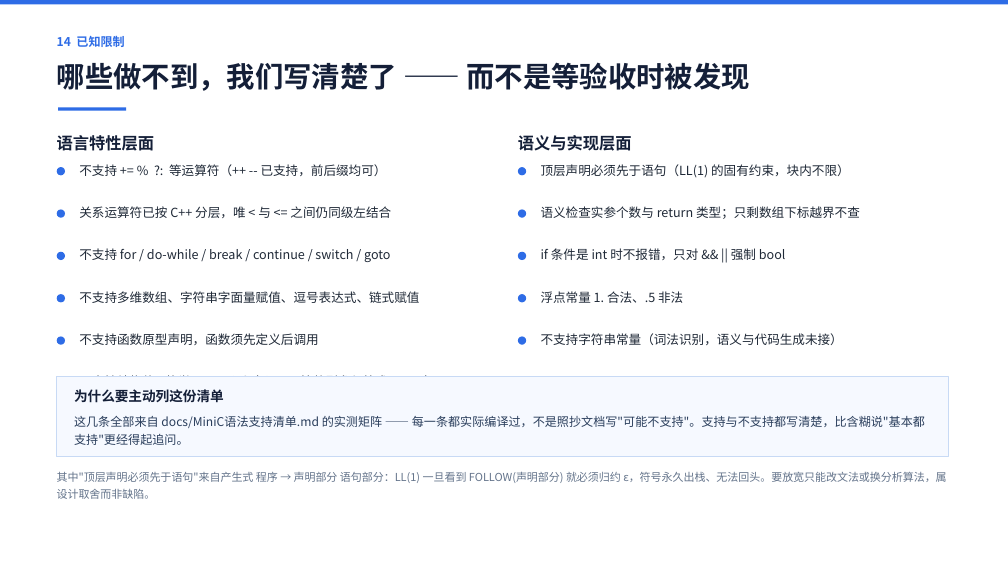
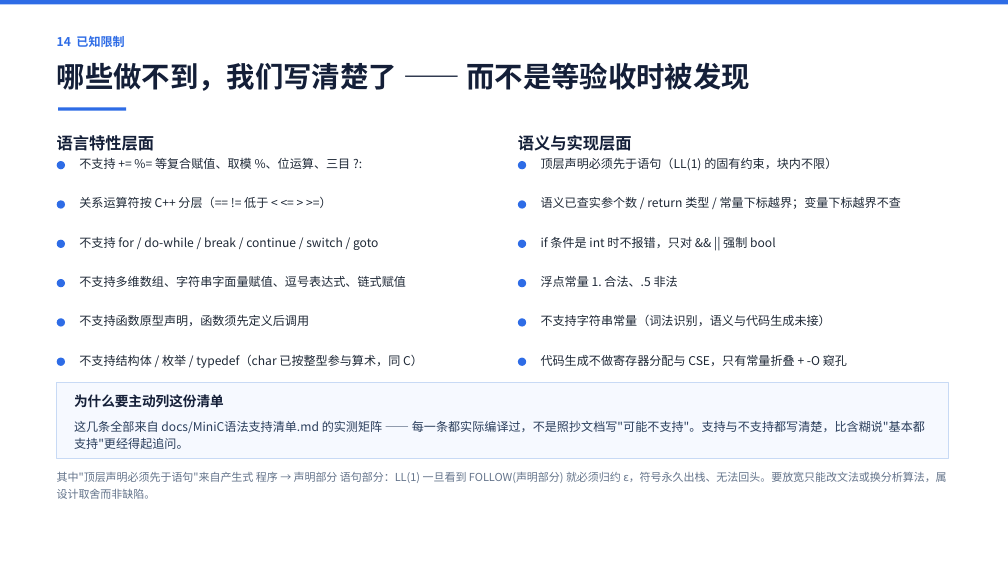
Before and after one commit to 9527-qincheng/MiniCCompiler, a slide deck: slide 15 of docs/MiniC编译器_答辩演示.pptx. Drawn at 1008x567 pixels with LibreOffice and Linux fonts; fonts in the diff are those of the drawing. Boxes give left, top, right and bottom in pixels: in the first picture for what was removed or moved away, otherwise in the second. Text is boxed around its words. In the diff, an @@ line names an element or a change of style, - is before the commit and + after.

Commit message:
docs: 答辩 PPT 同步 C 档成果（17 → 18 页）
新增「15 工程化加固」一页：四张数字卡（1000 空函数 189 ms / 4 项新增
静态检查 / 3 张符号表死表 / 89 例 -O 前后零差异）+ 左右各三条要点 +
底部不变量说明（默认编译路径产物逐字不变）。

同步口径：
- 源码规模 8,129 → 8,919 行、10 个 .cpp + 9 个头文件 → 11 + 10
- 测试用例 126 → 135 个；symtab 1 → 2 例；语义 19 → 27 例
- 符号表五张 → 七张分表；.sym.txt 五节 → 六节，实样补
  INT[5] 数组类型行、-- Params 节、-- Labels 节
- 已知限制页：复合赋值/取模/位运算/三目表述改准，数组下标与
  实参个数、return 类型改为已检查，补「不做寄存器分配与 CSE」

顺带修掉已知限制页第 6 条被底部注框遮挡的排版缺陷（条目间距
0.56 → 0.52 in，注框下移）。

文档同步：README、验收报告、plans/README、鲍方乐计划里的 PPT 页数。

```diff
--- a/docs/MiniC编译器_答辩演示.pptx
+++ b/docs/MiniC编译器_答辩演示.pptx
@@ ellipse: place and size @@
-ellipse at box(57, 167, 65, 175)
+ellipse at box(57, 161, 65, 169)
@@ text at box(79, 158, 351, 169): text changed; size 12 to 11.5 pt @@
-不支持 += % ?: 等运算符（++ -- 已支持，前后缀均可）
+不支持 += %= 等复合赋值、取模 %、位运算、三目 ?:
@@ ellipse: place and size @@
-ellipse at box(518, 167, 526, 175)
+ellipse at box(518, 161, 526, 169)
@@ text at box(79, 197, 268, 208): text changed; size 12 to 11.5 pt @@
-关系运算符已按 C++ 分层，唯 < 与 <= 之间仍同级左结合
+关系运算符按 C++ 分层（== != 低于 < <= > >=）
@@ text at box(541, 197, 901, 209): text changed; size 12 to 11.5 pt @@
-语义检查实参个数与 return 类型；只剩数组下标越界不查
+语义已查实参个数 / return 类型 / 常量下标越界；变量下标越界不查
@@ 4 ellipses, 2 texts: place and size @@
-4 ellipses, 2 texts at box(57, 209, 786, 262)
+4 ellipses, 2 texts at box(57, 200, 776, 250)
@@ 2 texts, 2 ellipses: place and size @@
-2 texts, 2 ellipses at box(57, 291, 683, 303)
+2 texts, 2 ellipses at box(57, 276, 678, 287)
@@ 3 texts, 3 ellipses: place and size @@
-3 texts, 3 ellipses at box(57, 333, 843, 390)
+3 texts, 3 ellipses at box(57, 315, 831, 368)
@@ size 12 to 11.5 pt in 8 elements at box(541, 158, 837, 170), box(79, 237, 378, 250), box(541, 237, 776, 248), box(79, 276, 406, 287), box(541, 276, 678, 287), box(79, 315, 309, 326), box(541, 315, 831, 326), box(79, 355, 423, 368) @@
@@ ellipse added at box(518, 358, 526, 366), fill #2E6CE6 @@
@@ text added at box(541, 355, 847, 366), 11.5 pt, text #1F2937 @@
+代码生成不做寄存器分配与 CSE，只有常量折叠 + -O 窥孔
@@ rectangle: place and size @@
-rectangle at box(57, 377, 949, 457)
+rectangle at box(57, 383, 949, 458)
@@ text "这几条全部来自 docs/MiniC语法支持清单.md 的实测矩阵 —— 每一条都实际编译过，不是照抄文档写"可能不支持 ...": place and size @@
-text "这几条全部来自 docs/MiniC语法支持清单.md 的实测矩阵 —— 每一条都实际编译过，不是照抄文档写"可能不支持 ..." at box(74, 416, 925, 445)
+text "这几条全部来自 docs/MiniC语法支持清单.md 的实测矩阵 —— 每一条都实际编译过，不是照抄文档写"可能不支持 ..." at box(74, 421, 925, 449)
@@ text "为什么要主动列这份清单": place and size @@
-text "为什么要主动列这份清单" at box(74, 389, 224, 403)
+text "为什么要主动列这份清单" at box(74, 394, 224, 408)
```
Also in this commit, not shown: 6 other slides changed, 1 slide added, 4 other files.
